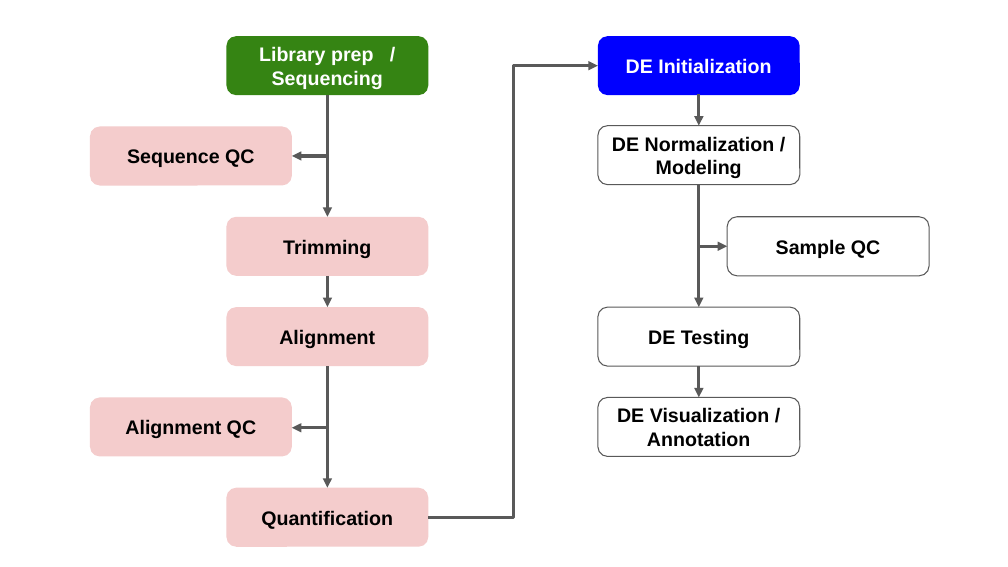
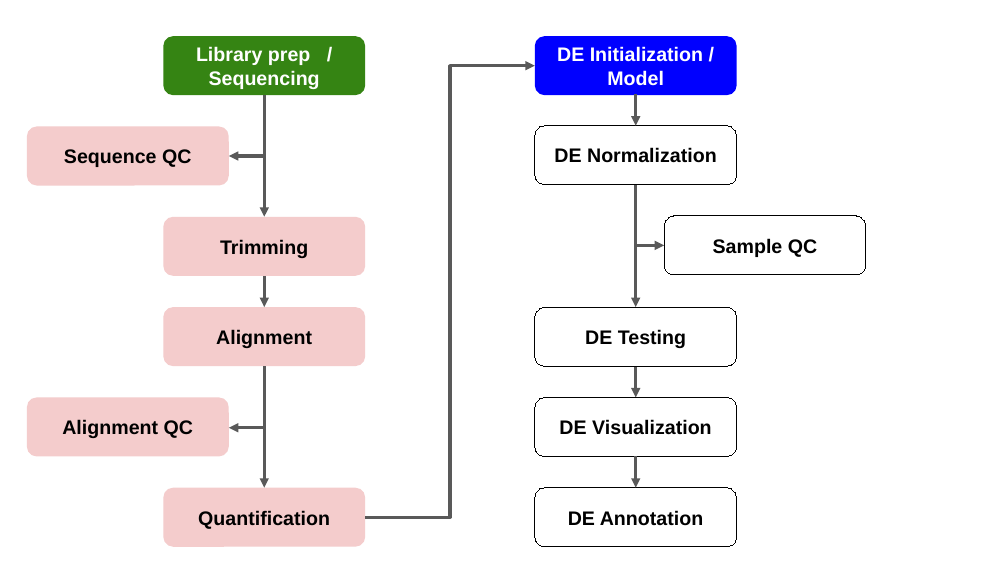
Before and after one commit to umich-brcf-bioinf/workshop-rnaseq-demystified, a slide deck: slide 8 of source/images/source/RSD_workshop_wayfinder.pptx. Drawn at 1008x567 pixels with LibreOffice and Linux fonts; fonts in the diff are those of the drawing. Boxes give left, top, right and bottom in pixels: in the first picture for what was removed or moved away, otherwise in the second. Text is boxed around its words. In the diff, an @@ line names an element or a change of style, - is before the commit and + after.

```diff
--- a/source/images/source/RSD_workshop_wayfinder.pptx
+++ b/source/images/source/RSD_workshop_wayfinder.pptx
@@ text in rounded rectangle at (557,46,703,86): text changed @@
-DE Initialization
+DE Initialization / Model
@@ text in rounded rectangle at (554,147,717,163): text changed @@
-DE Normalization / Modeling
+DE Normalization
@@ 11 rounded rectangles, 6 arrows, 4 elbow arrows: place and size @@
-11 rounded rectangles, 6 arrows, 4 elbow arrows at (90,36,928,547)
+11 rounded rectangles, 6 arrows, 4 elbow arrows at (27,36,866,547)
@@ outline #595959 0.75 pt to #000000 0.75 pt in 4 elements at (535,307,737,367), (664,216,866,275), (535,126,737,185), (535,397,737,457) @@
@@ text in rounded rectangle at (559,419,712,435): text changed @@
-DE Visualization / Annotation
+DE Visualization
@@ arrow added from (636, 457) to (636, 488), #595959 2.25 pt @@
@@ rounded rectangle added at (535,488,737,547), outline #000000 0.75 pt, 14 pt, text #000000, bold @@
+DE Annotation
```
Also in this commit, not shown: 13 other slides changed, 2 slides added, 20 other files.
